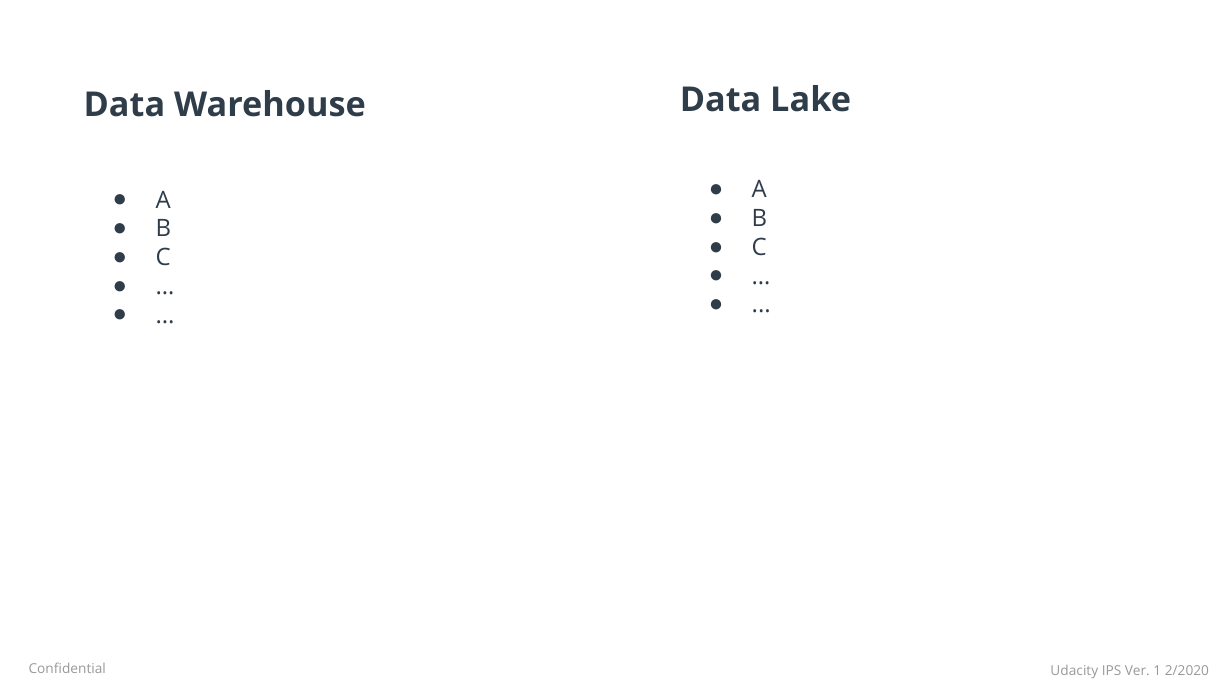
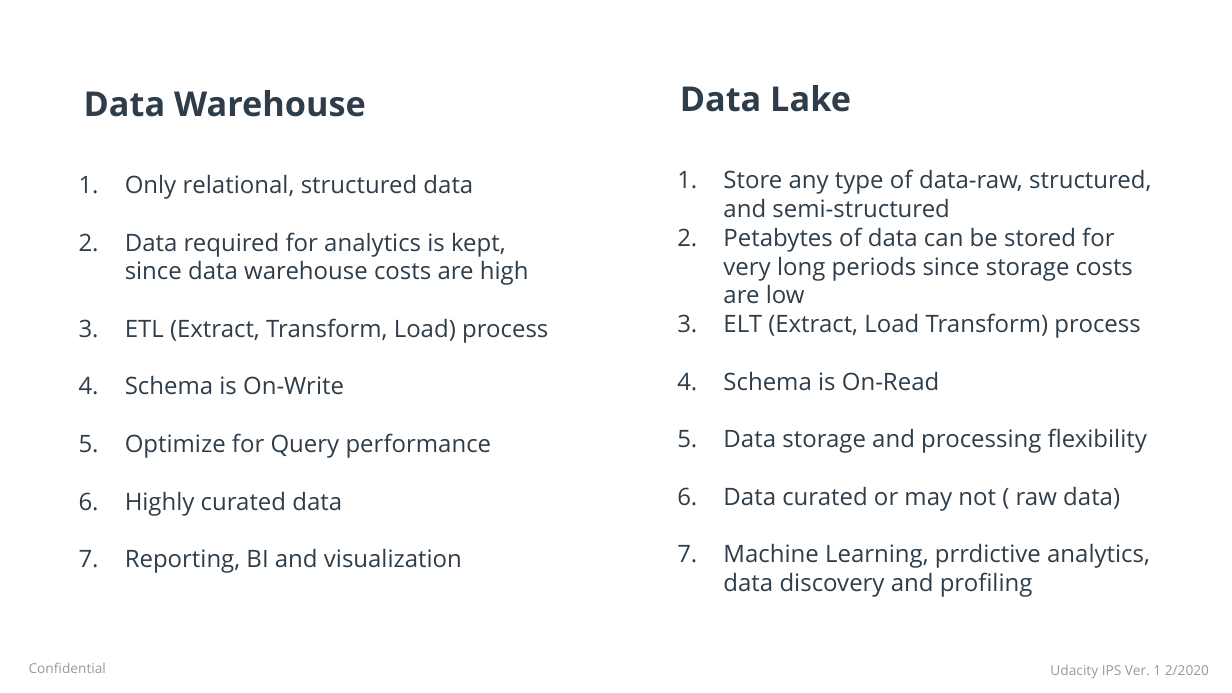
Before and after one commit to fuongcao/udacity-data-achitect, a slide deck: slide 7 of 3- Enterprise Data Lake/Datalake Executive Presentation.pptx. Drawn at 1232x693 pixels with LibreOffice and Linux fonts; fonts in the diff are those of the drawing; background and template pictures are left out. Boxes give left, top, right and bottom in pixels: in the first picture for what was removed or moved away, otherwise in the second. Text is boxed around its words. In the diff, an @@ line names an element or a change of style, - is before the commit and + after.

```diff
--- a/3- Enterprise Data Lake/Datalake Executive Presentation.pptx
+++ b/3- Enterprise Data Lake/Datalake Executive Presentation.pptx
@@ text at [125, 174, 548, 573]: text changed @@
-● A
-● B
-● C
-● …
-● ...
+1. Only relational, structured data
+2. Data required for analytics is kept, since data warehouse costs are high
+3. ETL (Extract, Transform, Load) process
+4. Schema is On-Write
+5. Optimize for Query performance
+6. Highly curated data
+7. Reporting, BI and visualization
@@ text at [723, 169, 1151, 597]: text changed @@
-● A
-● B
-● C
-● …
-● ...
+1. Store any type of data-raw, structured, and semi-structured
+2. Petabytes of data can be stored for very long periods since storage costs are low
+3. ELT (Extract, Load Transform) process
+4. Schema is On-Read
+5. Data storage and processing flexibility
+6. Data curated or may not ( raw data)
+7. Machine Learning, prrdictive analytics, data discovery and profiling
```
Also in this commit, not shown: 4 other slides changed.
